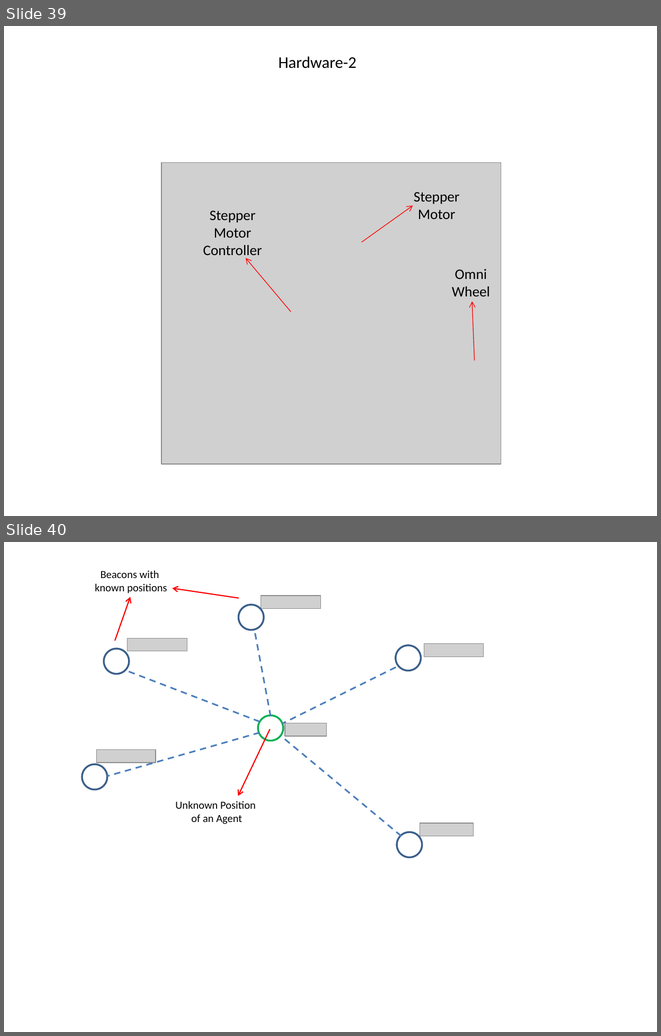
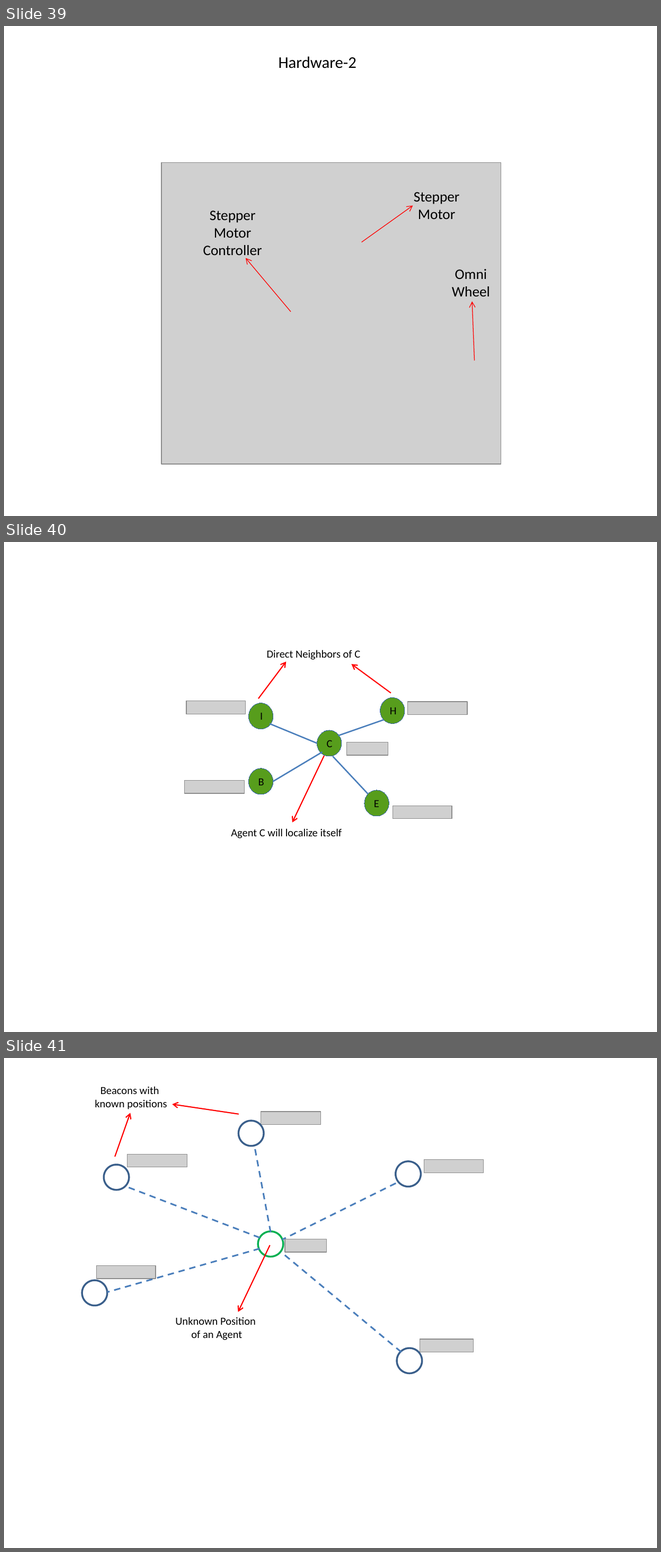
Before and after one commit to kadir4172/formation_control, a slide deck: Tez Çizimleri.pptx. Shown one above the other, each under a label of ours: slides 39 and 40 before the commit, slides 39, 40 and 41 after it. The pictures are 661x1036 and 661x1552 pixels, drawn with LibreOffice and Linux fonts; fonts in the diff are those of the drawing; grey boxes stand for pictures; background and template pictures are left out. Boxes give left, top, right and bottom in pixels: in the first picture for what was removed or moved away, otherwise in the second. Text is boxed around its words. In the diff, an @@ line names an element or a change of style, - is before the commit and + after.

```diff
--- a/Tez Çizimleri.pptx
+++ b/Tez Çizimleri.pptx
@@ slide 40 added at <box>4,542,657,1032</box>, background #FFFFFF @@
@@ group added at <box>184,650,468,838</box>: 7 texts, 5 pictures, 5 ellipses, 4 lines, 3 arrows @@
+Direct Neighbors of C
+Agent C will localize itself
+B
+E
+H
+C
+I
@@ what was slide 40 is now slide 41 @@
```
Also in this commit, not shown: 1 other file.
